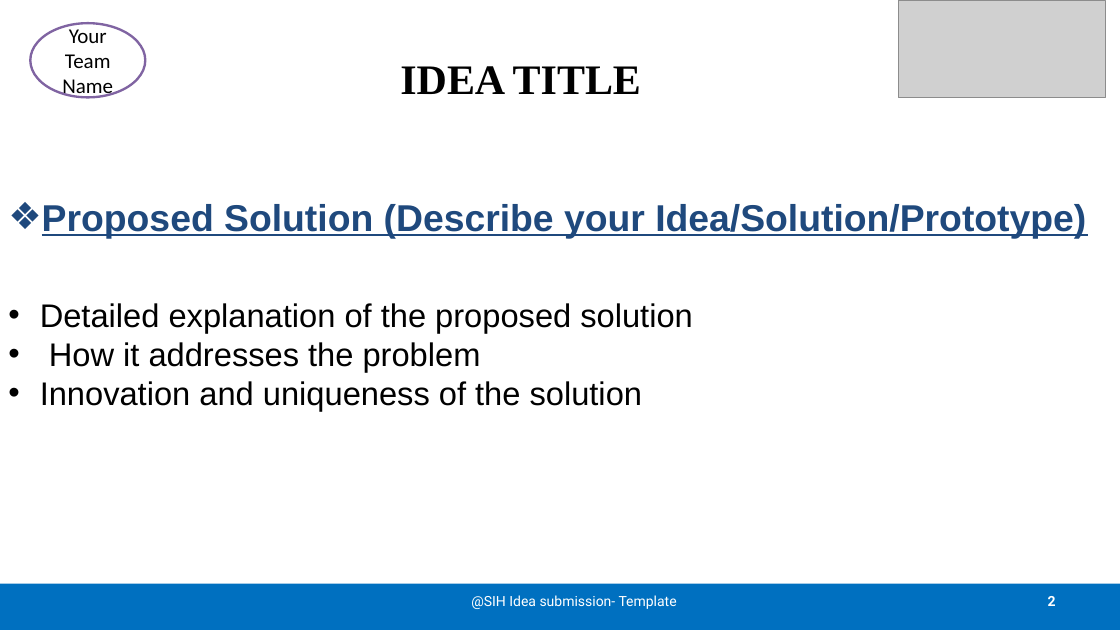
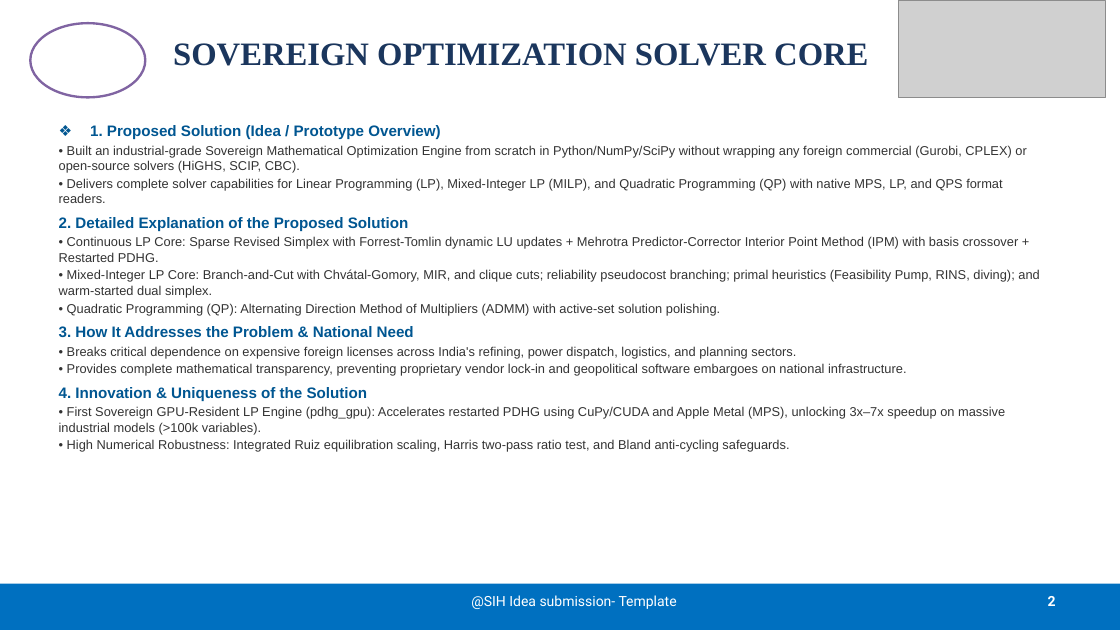
Before and after one commit to AryanMotiani/sovereign-solver, a slide deck: slide 2 of SIH2026-IDEA-Presentation-Format.pptx. Drawn at 1120x630 pixels with LibreOffice and Linux fonts; fonts in the diff are those of the drawing; grey boxes stand for pictures. Boxes give left, top, right and bottom in pixels: in the first picture for what was removed or moved away, otherwise in the second. Text is boxed around its words. In the diff, an @@ line names an element or a change of style, - is before the commit and + after.

Commit message:
docs(presentation): update SIH2026 PPTX template with sovereign solver content

```diff
--- a/SIH2026-IDEA-Presentation-Format.pptx
+++ b/SIH2026-IDEA-Presentation-Format.pptx
@@ text in ellipse at (62,25,113,99): text removed @@
-Your Team Name
@@ title at (173,43,868,66): text changed; size 36 to 28 pt; text colour #000000 to #1B365D @@
-IDEA TITLE
+SOVEREIGN OPTIMIZATION SOLVER CORE
@@ text at (59,125,1039,452): text changed; size 28 to 11 pt; text colour #000000 to #333333 @@
-❖ Proposed Solution (Describe your Idea/Solution/Prototype)
-• Detailed explanation of the proposed solution
-• How it addresses the problem
-• Innovation and uniqueness of the solution
+❖ 1. Proposed Solution (Idea / Prototype Overview)
+• Built an industrial-grade Sovereign Mathematical Optimization Engine from scratch in Python/NumPy/SciPy without wrapping any foreign commercial (Gurobi, CPLEX) or open-source solvers (HiGHS, SCIP, CBC).
+• Delivers complete solver capabilities for Linear Programming (LP), Mixed-Integer LP (MILP), and Quadratic Programming (QP) with native MPS, LP, and QPS format readers.
+2. Detailed Explanation of the Proposed Solution
+• Continuous LP Core: Sparse Revised Simplex with Forrest-Tomlin dynamic LU updates + Mehrotra Predictor-Corrector Interior Point Method (IPM) with basis crossover + Restarted PDHG.
+• Mixed-Integer LP Core: Branch-and-Cut with Chvátal-Gomory, MIR, and clique cuts; reliability pseudocost branching; primal heuristics (Feasibility Pump, RINS, diving); and warm-started dual simplex.
+• Quadratic Programming (QP): Alternating Direction Method of Multipliers (ADMM) with active-set solution polishing.
+3. How It Addresses the Problem & National Need
+• Breaks critical dependence on expensive foreign licenses across India's refining, power dispatch, logistics, and planning sectors.
+• Provides complete mathematical transparency, preventing proprietary vendor lock-in and geopolitical software embargoes on national infrastructure.
+4. Innovation & Uniqueness of the Solution
+• First Sovereign GPU-Resident LP Engine (pdhg_gpu): Accelerates restarted PDHG using CuPy/CUDA and Apple Metal (MPS), unlocking 3x–7x speedup on massive industrial models (>100k variables).
+• High Numerical Robustness: Integrated Ruiz equilibration scaling, Harris two-pass ratio test, and Bland anti-cycling safeguards.
```
Also in this commit, not shown: 5 other slides changed.
